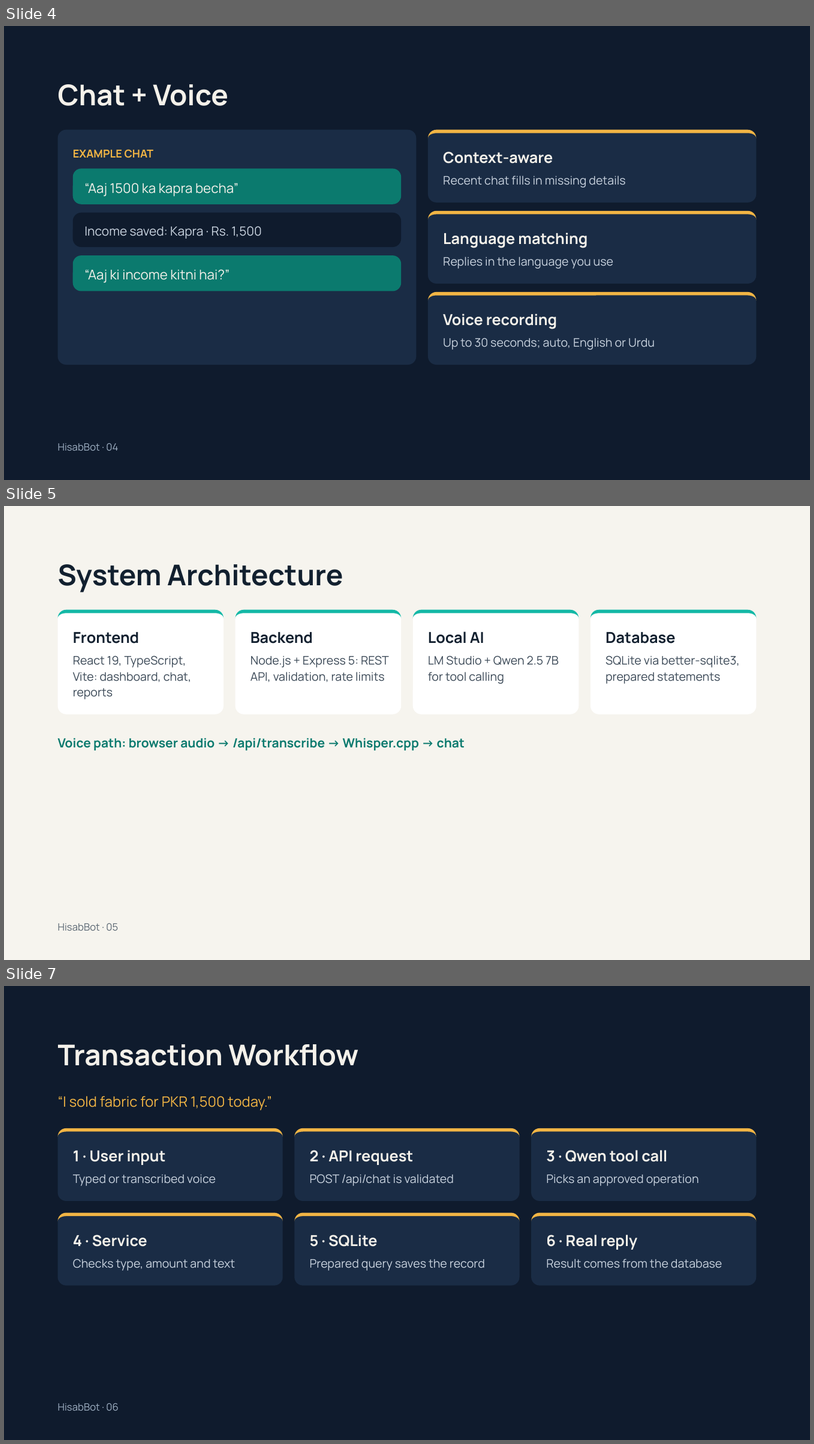
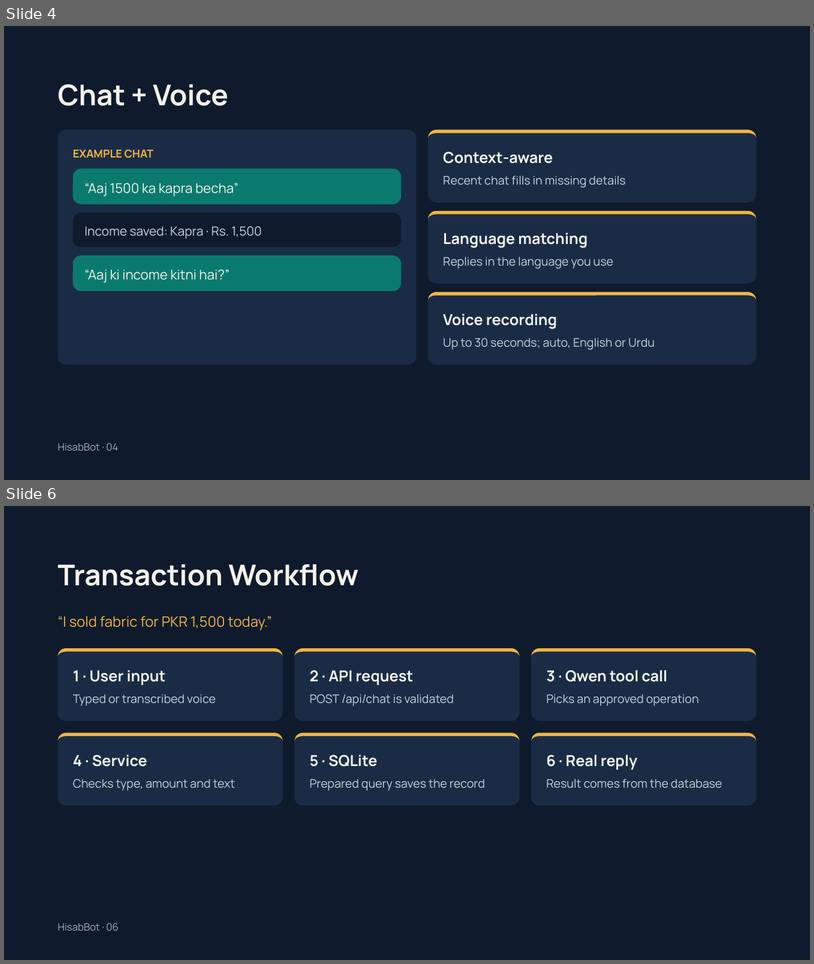
Before and after one commit to Naerdroid/HisabBot, a slide deck: HisabBot — Conversational Bookkeeping.pptx. Shown one above the other, each under a label of ours: slides 4, 5 and 7 before the commit, slides 4 and 6 after it; the slides between them are not shown. The pictures are 814x1444 and 814x964 pixels, drawn with LibreOffice and Linux fonts; fonts in the diff are those of the drawing. Boxes give left, top, right and bottom in pixels: in the first picture for what was removed or moved away, otherwise in the second. Text is boxed around its words. In the diff, an @@ line names an element or a change of style, - is before the commit and + after.

```diff
--- a/HisabBot — Conversational Bookkeeping.pptx
+++ b/HisabBot — Conversational Bookkeeping.pptx
@@ slide 5 removed at (x1=4, y1=506, x2=810, y2=960), background #F6F4EE @@
@@ title removed at (x1=58, y1=564, x2=343, y2=592) @@
-System Architecture
@@ rounded rectangle removed at (x1=58, y1=609, x2=224, y2=714) @@
@@ freeform shape removed at (x1=58, y1=609, x2=224, y2=714) @@
@@ rounded rectangle removed at (x1=236, y1=609, x2=401, y2=714) @@
@@ freeform shape removed at (x1=236, y1=609, x2=401, y2=714) @@
@@ rounded rectangle removed at (x1=413, y1=609, x2=579, y2=714) @@
@@ freeform shape removed at (x1=413, y1=609, x2=579, y2=714) @@
@@ rounded rectangle removed at (x1=591, y1=609, x2=756, y2=714) @@
@@ freeform shape removed at (x1=591, y1=609, x2=756, y2=714) @@
@@ text removed at (x1=428, y1=631, x2=485, y2=643) @@
-Local AI
@@ text removed at (x1=73, y1=632, x2=139, y2=643) @@
-Frontend
@@ text removed at (x1=251, y1=632, x2=313, y2=643) @@
-Backend
@@ text removed at (x1=606, y1=632, x2=675, y2=643) @@
-Database
@@ text removed at (x1=73, y1=655, x2=191, y2=699) @@
-React 19, TypeScript, Vite: dashboard, chat, reports
@@ text removed at (x1=251, y1=655, x2=389, y2=682) @@
-Node.js + Express 5: REST API, validation, rate limits
@@ text removed at (x1=428, y1=655, x2=559, y2=684) @@
-LM Studio + Qwen 2.5 7B for tool calling
@@ text removed at (x1=606, y1=655, x2=740, y2=684) @@
-SQLite via better-sqlite3, prepared statements
@@ text removed at (x1=58, y1=738, x2=465, y2=750) @@
-Voice path: browser audio → /api/transcribe → Whisper.cpp → chat
@@ text removed at (x1=58, y1=922, x2=118, y2=930) @@
-HisabBot · 05
@@ what was slide 7 is now slide 6 @@
```
Also in this commit, not shown: 2 slides changed, 1 other file.
